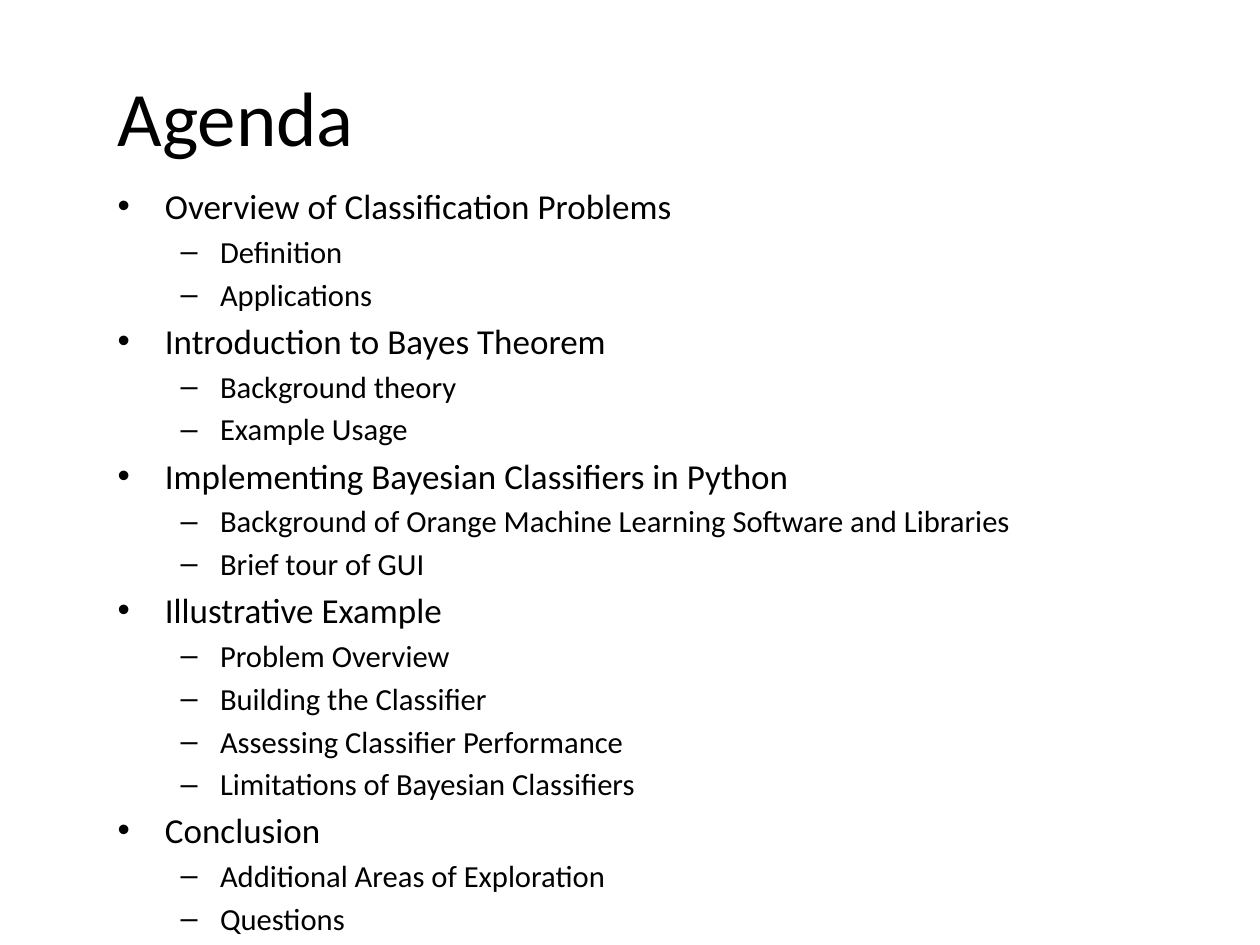
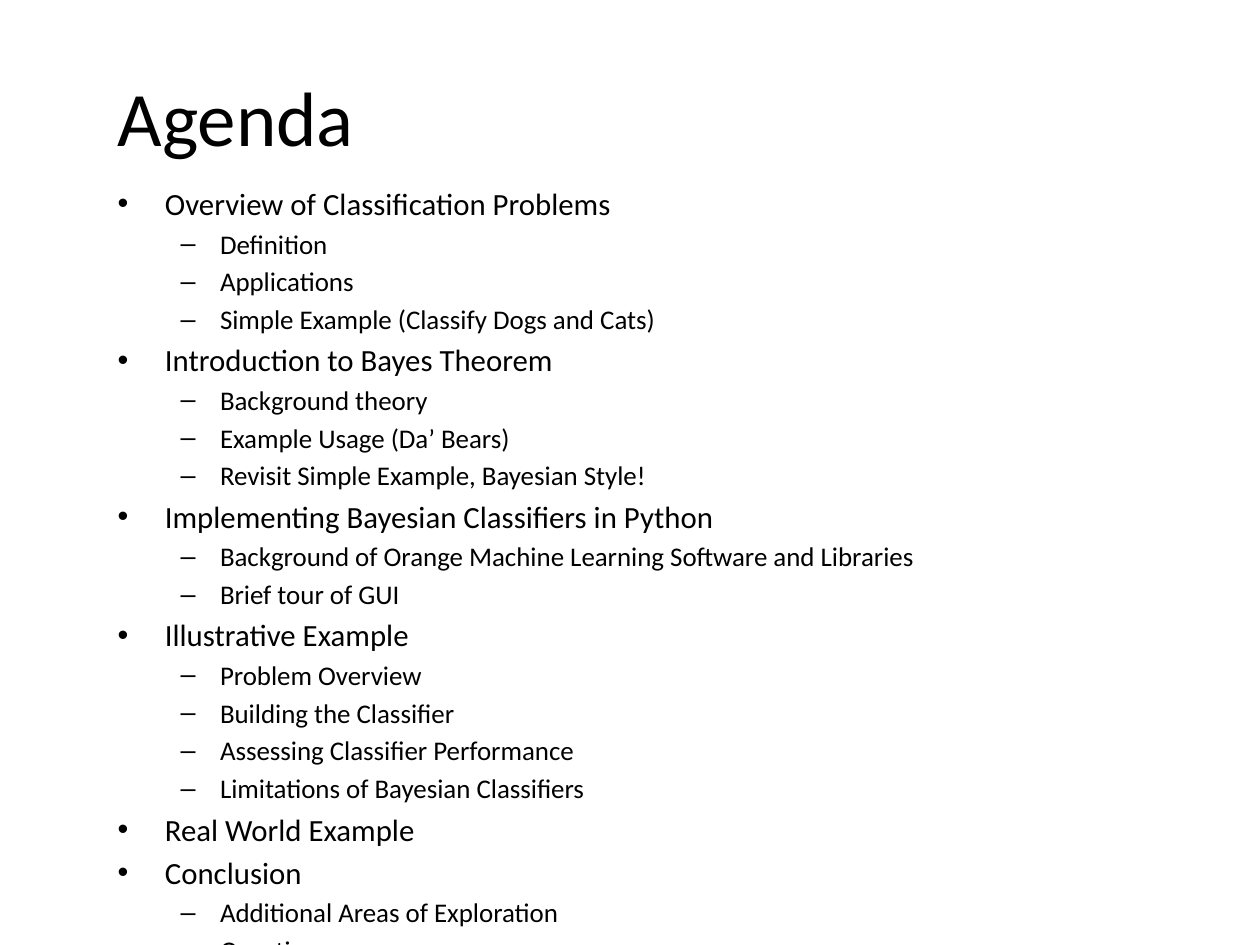
Before and after one commit to adam-m-mcelhinney/MCS507_Final_Project, a slide deck: slide 2 of Presentation/Bayesian Classifiers in Python.pptx. Drawn at 1260x945 pixels with LibreOffice and Linux fonts; fonts in the diff are those of the drawing; background and template pictures are left out. Boxes give left, top, right and bottom in pixels: in the first picture for what was removed or moved away, otherwise in the second. Text is boxed around its words. In the diff, an @@ line names an element or a change of style, - is before the commit and + after.

Commit message:
updated presentation

```diff
--- a/Presentation/Bayesian Classifiers in Python.pptx
+++ b/Presentation/Bayesian Classifiers in Python.pptx
@@ text at box(165, 193, 914, 927): size 20 to 17.6 pt in "Overview of Classification Problems", "Introduction to Bayes Theorem", "Implementing Bayesian Classifiers in Python", "Illustrative Example" and 1 more places; size 17.5 to 15.4 pt in "Definition", "Applications", "Background theory", "Background of Orange Machine Learning Software and ..." and 7 more places @@
@@ text at box(220, 309, 655, 334): paragraph added @@
+  – Simple Example (Classify Dogs and Cats)
@@ text at box(220, 428, 646, 490): text changed; size 17.5 to 15.4 pt @@
-  – Example Usage
+  – Example Usage (Da’ Bears)
+  – Revisit Simple Example, Bayesian Style!
@@ text at box(165, 819, 415, 846): paragraph added @@
+• Real World Example
```
Also in this commit, not shown: 1 other slide changed, 4 slides added, 22 other files.
